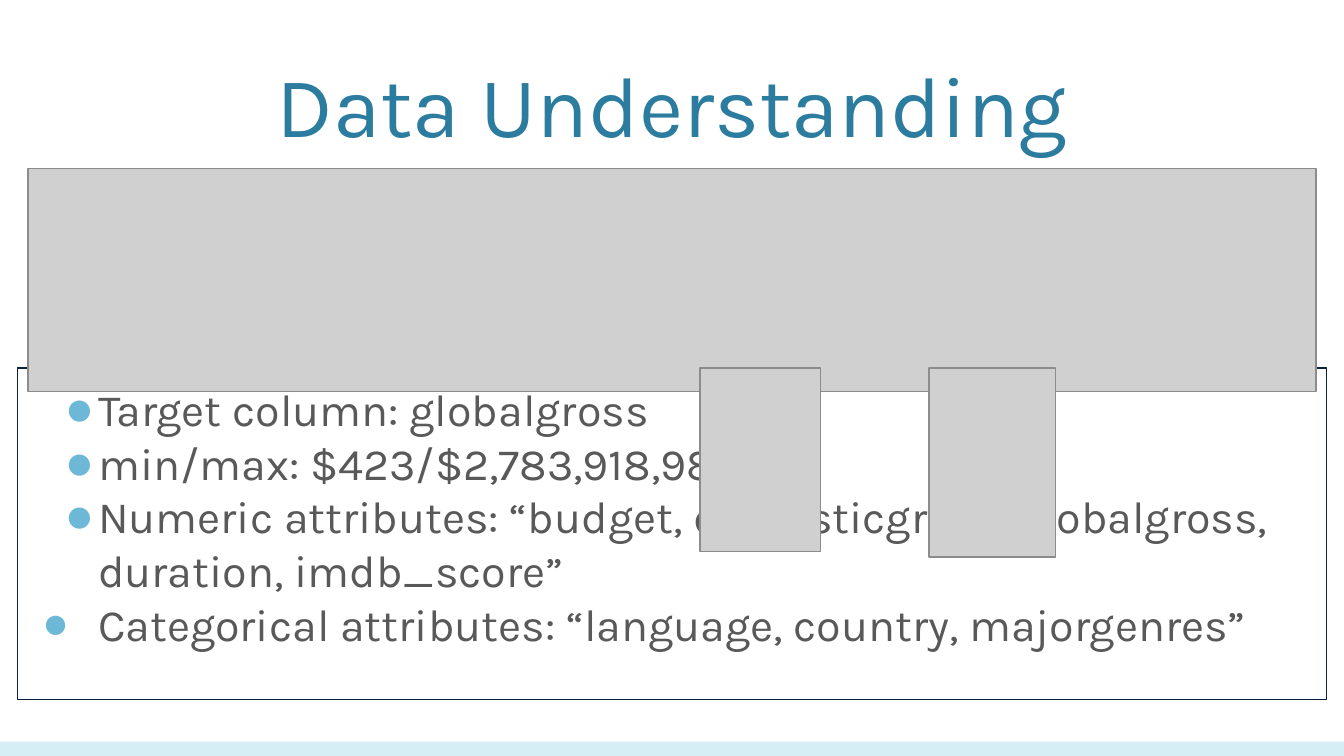
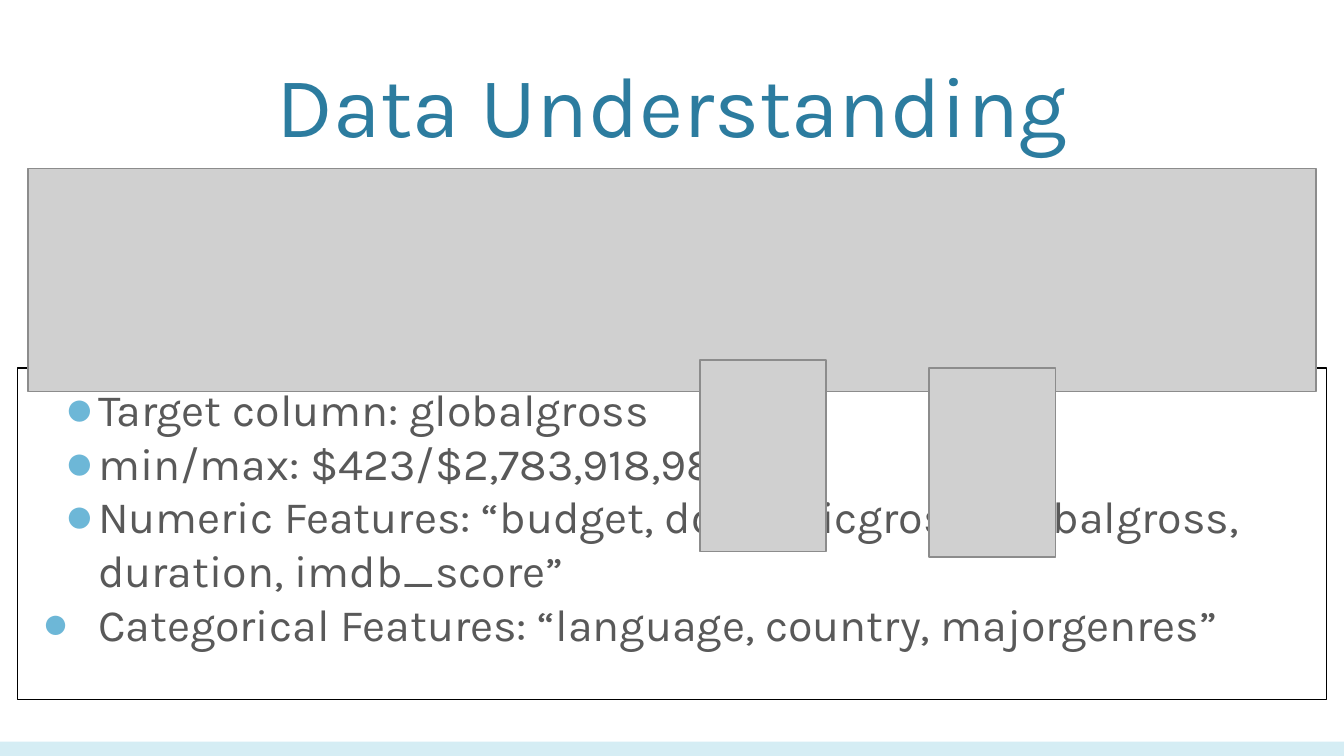
Before and after one commit to biranlicis/Movie-Box-Office-Machine-Learning, a slide deck: slide 10 of PPT CIS5560.pptx. Drawn at 1344x756 pixels with LibreOffice and Linux fonts; fonts in the diff are those of the drawing; grey boxes stand for pictures; background and template pictures are left out. Boxes give left, top, right and bottom in pixels: in the first picture for what was removed or moved away, otherwise in the second. Text is boxed around its words. In the diff, an @@ line names an element or a change of style, - is before the commit and + after.

Commit message:
Presentation

```diff
--- a/PPT CIS5560.pptx
+++ b/PPT CIS5560.pptx
@@ text "Target column: globalgross" at <box>17,368,1327,699</box>: outline #09213B 0.75 pt to #000000 0.75 pt @@
@@ picture: place and size @@
-picture at <box>700,368,821,552</box>
+picture at <box>700,360,827,552</box>
@@ text at <box>98,493,1238,652</box>: text changed @@
-● Numeric attributes: “budget, domesticgross, globalgross, duration, imdb_score”
-● Categorical attributes: “language, country, majorgenres”
+● Numeric Features: “budget, domesticgross, globalgross, duration, imdb_score”
+● Categorical Features: “language, country, majorgenres”
```
Also in this commit, not shown: 17 other slides changed, 4 slides removed.
